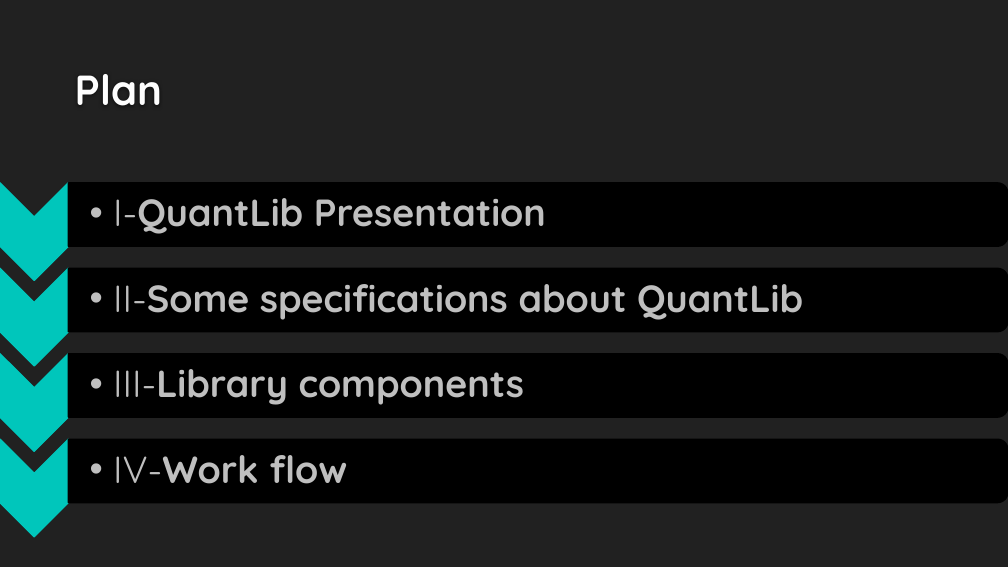
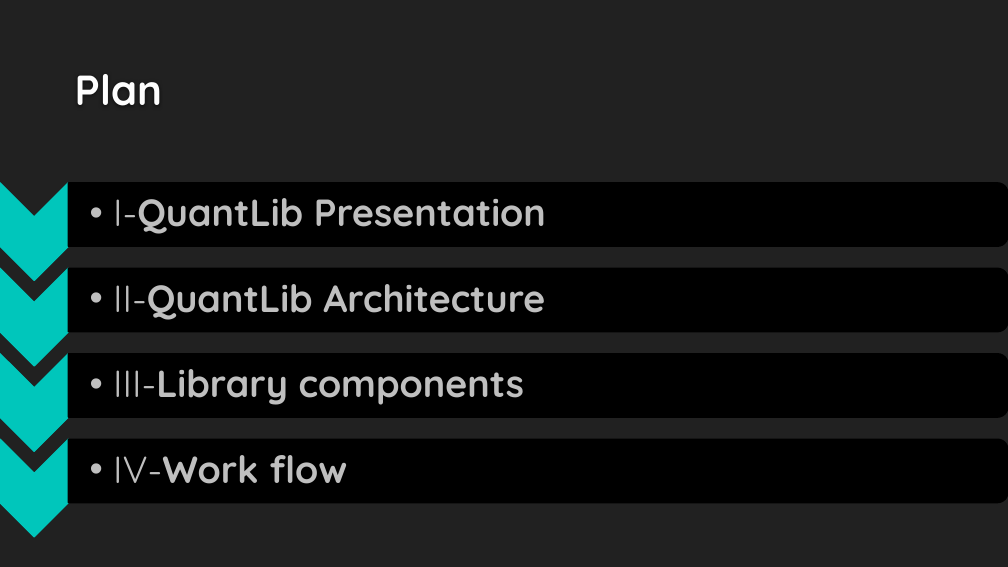
Before and after one commit to Ayadi07/Quantlib, a slide deck: slide 2 of QuantLib1.3 16-01-2014.pptx. Drawn at 1008x567 pixels with LibreOffice and Linux fonts; fonts in the diff are those of the drawing; background and template pictures are left out. Boxes give left, top, right and bottom in pixels: in the first picture for what was removed or moved away, otherwise in the second. Text is boxed around its words. In the diff, an @@ line names an element or a change of style, - is before the commit and + after.

Commit message:
Presentation v2

```diff
--- a/QuantLib1.3 16-01-2014.pptx
+++ b/QuantLib1.3 16-01-2014.pptx
@@ text at (x1=113, y1=284, x2=545, y2=320): text changed @@
-  •• II-Some specifications about QuantLib
+  •• II-QuantLib Architecture
```
Also in this commit, not shown: 3 other slides changed.
